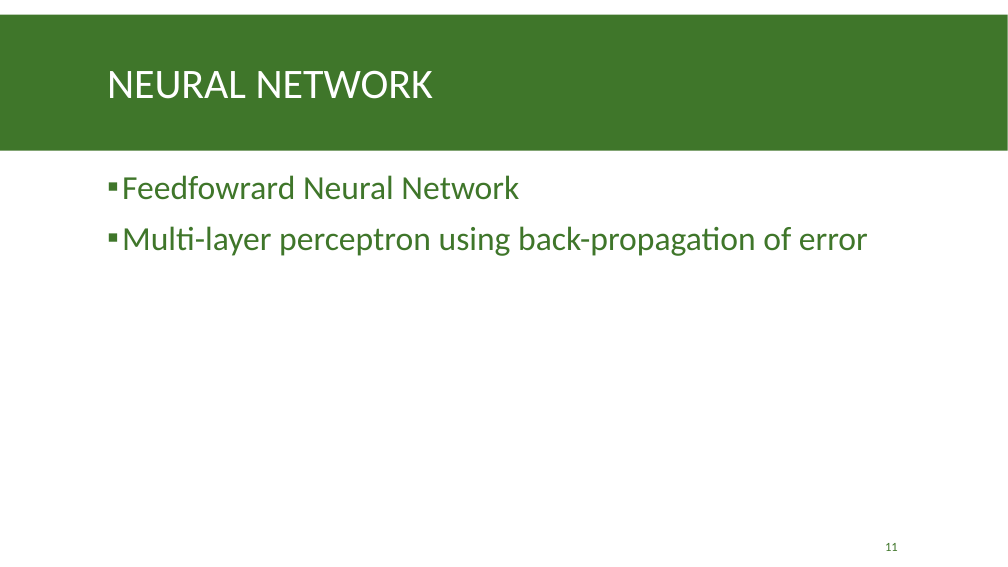
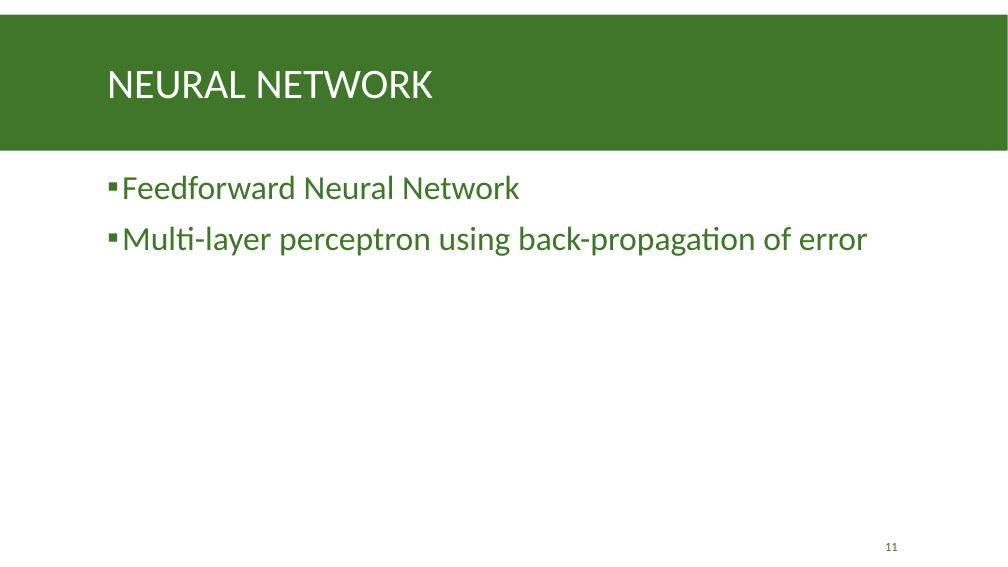
Before and after one commit to tneely/epileptic_dogs, a slide deck: slide 11 of milestone/Epileptic Seizure Prediction Mile Stone Presentation.pptx. Drawn at 1008x567 pixels with LibreOffice and Linux fonts; fonts in the diff are those of the drawing. Boxes give left, top, right and bottom in pixels: in the first picture for what was removed or moved away, otherwise in the second. Text is boxed around its words. In the diff, an @@ line names an element or a change of style, - is before the commit and + after.

Commit message:
added a few slides

```diff
--- a/milestone/Epileptic Seizure Prediction Mile Stone Presentation.pptx
+++ b/milestone/Epileptic Seizure Prediction Mile Stone Presentation.pptx
@@ text at (122,175,520,200): text changed @@
-▪ Feedfowrard Neural Network
+▪ Feedforward Neural Network
```
Also in this commit, not shown: 2 slides added, 2 slides removed.
